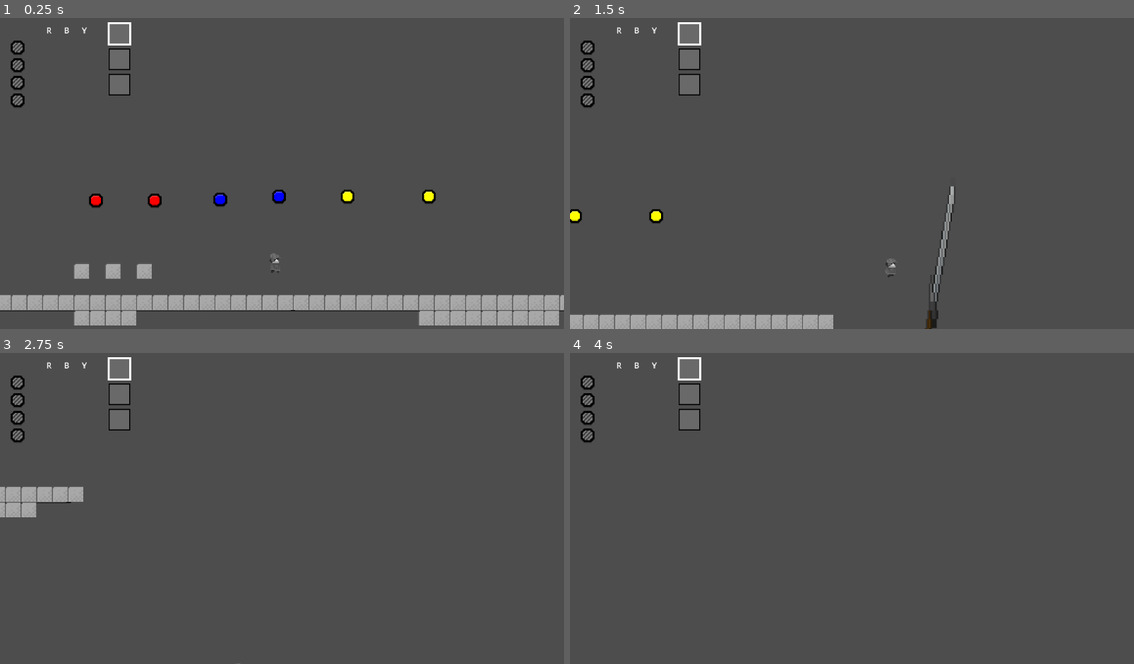
Above: before the commit, frames 1-4 (two rows, left to right).
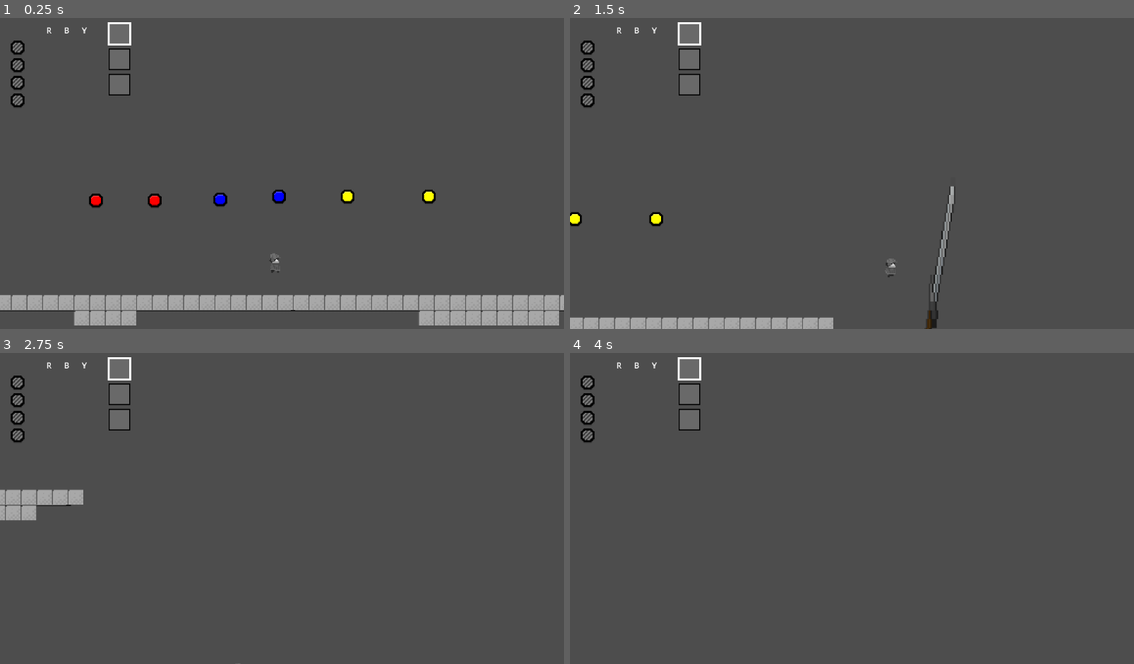
Above: after the commit, the same moments.

Repository: HimeWoo/untitled-paint-game
Game: Godot game, scene res://scenes/item_test.tscn
Two runs of this game, one before a commit and one after it. Both use one fixed random seed, a clock stepped at 60 frames per second and the inputs below.
Inputs (mouse positions are in pixels of both pictures, inside the frame that each line leads up to):
- Up to frame 1 (0.25 s): no input
- Up to frame 2 (1.5 s): tap Enter (queue_confirm) at 0.5 s; move the mouse to (976, 154) at 0.52 s; hold D (move_right) from 0.53 s (still down); tap Shift (dash) at 0.6 s; click (976, 154) at 0.67 s; tap Space (jump) at 0.77 s; move the mouse to (739, 185) at 1.27 s; tap J (melee_attack) at 1.35 s
- Up to frame 3 (2.75 s): tap Space (jump) at 1.52 s; move the mouse to (338, 436) at 2.02 s; release D (move_right) at 2.03 s; hold A (move_left) from 2.03 s (still down); tap 2 (queue_blue) at 2.1 s
- Up to frame 4 (4 s): move the mouse to (823, 567) at 2.77 s; release A (move_left) at 2.78 s; hold D (move_right) from 2.78 s (still down); tap R (queue_clear) at 2.85 s; click (823, 567) at 2.92 s; tap Space (jump) at 3.02, 3.77 s; tap Enter (queue_confirm) at 3.5, 3.6 s; move the mouse to (1021, 552) at 3.52 s

The runs differ from the first frame. In frame 1, 0.4% of the frame differs, in the area x 13-27%, y 79-84%; in frame 2, 0.6%, in the area x 0-47%, y 61-97%; in frame 3, 0.3%; in frame 4, nothing differs.

Commit message:
add: purple tile effect (teleportation)

Diff:
--- a/untitled-paint-game/scenes/item_test.tscn
+++ b/untitled-paint-game/scenes/item_test.tscn
@@ -64,33 +64,54 @@
 
 [sub_resource type="TileSetAtlasSource" id="TileSetAtlasSource_5v2uq"]
 texture = ExtResource("9_bvmv3")
-0:0/next_alternative_id = 6
+0:0/next_alternative_id = 9
 0:0/0 = 0
+0:0/0/physics_layer_0/polygon_0/points = PackedVector2Array(-8, -8, 8, -8, 8, 8, -8, 8)
 0:0/0/custom_data_0 = true
 0:0/0/custom_data_1 = 1.0
 0:0/0/custom_data_2 = 1.0
 0:0/0/custom_data_3 = 1.0
 0:0/1 = 1
 0:0/1/modulate = Color(0.9968136, 0, 0.14870429, 1)
+0:0/1/physics_layer_0/polygon_0/points = PackedVector2Array(-8, -8, 8, -8, 8, 8, -8, 8)
 0:0/1/custom_data_0 = true
 0:0/1/custom_data_1 = 1.5
 0:0/1/custom_data_2 = 1.0
 0:0/1/custom_data_3 = 1.0
 0:0/2 = 2
 0:0/2/modulate = Color(0, 0, 1, 1)
+0:0/2/physics_layer_0/polygon_0/points = PackedVector2Array(-8, -8, 8, -8, 8, 8, -8, 8)
 0:0/2/custom_data_0 = true
 0:0/2/custom_data_1 = 1.0
 0:0/2/custom_data_2 = 1.5
 0:0/2/custom_data_3 = 1.0
 0:0/3 = 3
 0:0/3/modulate = Color(0, 1, 0, 1)
+0:0/3/physics_layer_0/polygon_0/points = PackedVector2Array(-8, -8, 8, -8, 8, 8, -8, 8)
 0:0/3/custom_data_0 = true
 0:0/3/custom_data_4 = -800.0
 0:0/4 = 4
 0:0/4/modulate = Color(0.99607843, 1, 0, 1)
+0:0/4/physics_layer_0/polygon_0/points = PackedVector2Array(-8, -8, 8, -8, 8, 8, -8, 8)
+0:0/4/custom_data_0 = true
 0:0/4/custom_data_1 = 1.0
 0:0/4/custom_data_2 = 1.0
 0:0/4/custom_data_3 = 1.5
+0:0/5 = 5
+0:0/5/modulate = Color(0.988964, 0.4217439, 0.23528805, 1)
+0:0/5/physics_layer_0/linear_velocity = Vector2(100, 0)
+0:0/5/physics_layer_0/polygon_0/points = PackedVector2Array(-8, -8, 8, -8, 8, 8, -8, 8)
+0:0/5/custom_data_0 = true
+0:0/6 = 6
+0:0/6/modulate = Color(0.87518, 0.5187832, 0.37160444, 1)
+0:0/6/physics_layer_0/linear_velocity = Vector2(-100, 0)
+0:0/6/physics_layer_0/polygon_0/points = PackedVector2Array(-8, -8, 8, -8, 8, 8, -8, 8)
+0:0/6/custom_data_0 = true
+0:0/7 = 7
+0:0/7/modulate = Color(0.9999998, 0.24804449, 0.99551374, 1)
+0:0/7/physics_layer_0/polygon_0/points = PackedVector2Array(-8, -8, 8, -8, 8, 8, -8, 8)
+0:0/7/custom_data_0 = true
+0:0/7/custom_data_5 = true
 1:0/next_alternative_id = 2
 1:0/0 = 0
 1:0/0/custom_data_0 = true
@@ -117,6 +138,7 @@
 2:2/0/custom_data_0 = true
 
 [sub_resource type="TileSet" id="TileSet_jf2wv"]
+physics_layer_0/collision_layer = 1
 custom_data_layer_0/name = "can_paint"
 custom_data_layer_0/type = 1
 custom_data_layer_1/name = "speed_modifier"
@@ -127,10 +149,9 @@
 custom_data_layer_3/type = 3
 custom_data_layer_4/name = "launch_force"
 custom_data_layer_4/type = 3
+custom_data_layer_5/name = "is_teleporter"
+custom_data_layer_5/type = 1
 sources/0 = SubResource("TileSetAtlasSource_5v2uq")
-
-[sub_resource type="RectangleShape2D" id="RectangleShape2D_bvmv3"]
-size = Vector2(617, 14)
 
 [node name="Main" type="Node"]
 
@@ -144,7 +165,7 @@
 tile_set = SubResource("TileSet_sp2it")
 
 [node name="canvas_tiles" type="TileMapLayer" parent="."]
-tile_map_data = PackedByteArray("AAAUABsAAAAAAAAAAAAWABsAAAAAAAAAAAAYABsAAAAAAAAAAAAPAB0AAAAAAAAAAAAQAB0AAAAAAAAAAAARAB0AAAA …(795 unchanged characters)…
+tile_map_data = PackedByteArray("AAAPAB0AAAAAAAAAAAAQAB0AAAAAAAAAAAARAB0AAAA …(795 unchanged characters)…
 tile_set = SubResource("TileSet_jf2wv")
 script = ExtResource("3_bvmv3")
 
@@ -160,17 +181,6 @@
 position_smoothing_enabled = true
 position_smoothing_speed = 6.0
 
-[node name="Floor" type="Node2D" parent="."]
-position = Vector2(535, 471)
-
-[node name="StaticBody2D" type="StaticBody2D" parent="Floor"]
-scale = Vector2(2.036976, 2.8963282)
-
-[node name="CollisionShape2D" type="CollisionShape2D" parent="Floor/StaticBody2D"]
-position = Vector2(3.190979, 1.0357971)
-scale = Vector2(0.49092376, 0.34526473)
-shape = SubResource("RectangleShape2D_bvmv3")
-
 [node name="RedPaint" parent="." instance=ExtResource("3_3jfeh")]
 position = Vector2(343, 368)
 
--- a/untitled-paint-game/scripts/paintable.gd
+++ b/untitled-paint-game/scripts/paintable.gd
@@ -2,7 +2,7 @@
 
 # Define the maximum ID you have created.
 # If you have Default (0), Red (1), and Blue (2), your count is 3.
-const TOTAL_COLORS = 5
+const TOTAL_COLORS = 8
 
 func _input(event):
 	if event is InputEventMouseButton and event.pressed and event.button_index == MOUSE_BUTTON_LEFT:
@@ -48,3 +48,20 @@
 
 	# Default return if no tile exists (e.g., walking on air/void)
 	return null
+func get_teleport_target(current_coords: Vector2i) -> Vector2:
+	# 1. Get every single tile currently painted on the map
+	var all_cells = get_used_cells()
+
+	# 2. Loop through them to find another Purple tile
+	for cell_coords in all_cells:
+		# Skip the tile we are currently standing on
+		if cell_coords == current_coords:
+			continue
+
+		var tile_data = get_cell_tile_data(cell_coords)
+		if tile_data and tile_data.get_custom_data("is_teleporter"):
+			# Found one! Return its world position (center of tile)
+			return map_to_local(cell_coords)
+
+	# If no other purple tile exists, return a "Zero" vector to signal failure
+	return Vector2.ZERO
--- a/untitled-paint-game/scripts/player.gd
+++ b/untitled-paint-game/scripts/player.gd
@@ -35,12 +35,15 @@
 var last_paint_color = null
 
 var facing_dir := 1
+var teleport_cooldown_timer := 0.0
 
 @export var attack_scene: PackedScene = preload("res://scenes/MeleeAttack.tscn")
 
 @onready var sprite: AnimatedSprite2D = $AnimatedSprite2D
 
 @export var terrain_map: TileMapLayer
+
+var last_frame_tile_coords: Vector2i = Vector2i(-999, -999)
 
 func _ready() -> void:
 	jumps_left = 1
@@ -98,10 +101,12 @@
 	var current_jump_velocity = JUMP_VELOCITY
 	var current_dash_speed = DASH_SPEED
 
+	if teleport_cooldown_timer > 0:
+		teleport_cooldown_timer -= delta
 	# 2. CHECK TERRAIN EFFECTS
 	if terrain_map:
 		# Check 5 pixels below feet to ensure we hit the floor
-		var floor_pos = global_position + Vector2(0, 10)
+		var floor_pos = global_position + Vector2(0, 12)
 		var tile_coords = terrain_map.local_to_map(terrain_map.to_local(floor_pos))
 		var tile_data = terrain_map.get_cell_tile_data(tile_coords)
 
@@ -132,6 +137,24 @@
 				velocity.y = launch
 				jumps_left = 1
 				print("EFFECT TRIGGERED: Launched with force ", launch)
+			# --- PURPLE (Teleport) ---
+			var is_teleporter = tile_data.get_custom_data("is_teleporter")
+
+			# --- PURPLE (Teleport) ---
+			if is_teleporter and tile_coords != last_frame_tile_coords and teleport_cooldown_timer <= 0:
+				var target_pos = terrain_map.get_teleport_target(tile_coords)
+				if target_pos != Vector2.ZERO:
+					var world_target = terrain_map.to_global(target_pos)
+					var tile_height = terrain_map.tile_set.tile_size.y
+					world_target.y -= tile_height
+					global_position = world_target
+
+					teleport_cooldown_timer = 1.0
+					var dest_coords = terrain_map.local_to_map(terrain_map.to_local(world_target))
+					last_frame_tile_coords = dest_coords
+
+					print("WOOSH! Teleported to ", world_target)
+		last_frame_tile_coords = tile_coords
 	# ----------------------------------------------------
 	var facing_left := Input.is_action_pressed("ui_left") or Input.is_key_pressed(KEY_A)
 	var facing_right := Input.is_action_pressed("ui_right") or Input.is_key_pressed(KEY_D)
Not shown: 1 places in untitled-paint-game/scenes/item_test.tscn that only renumber resources
